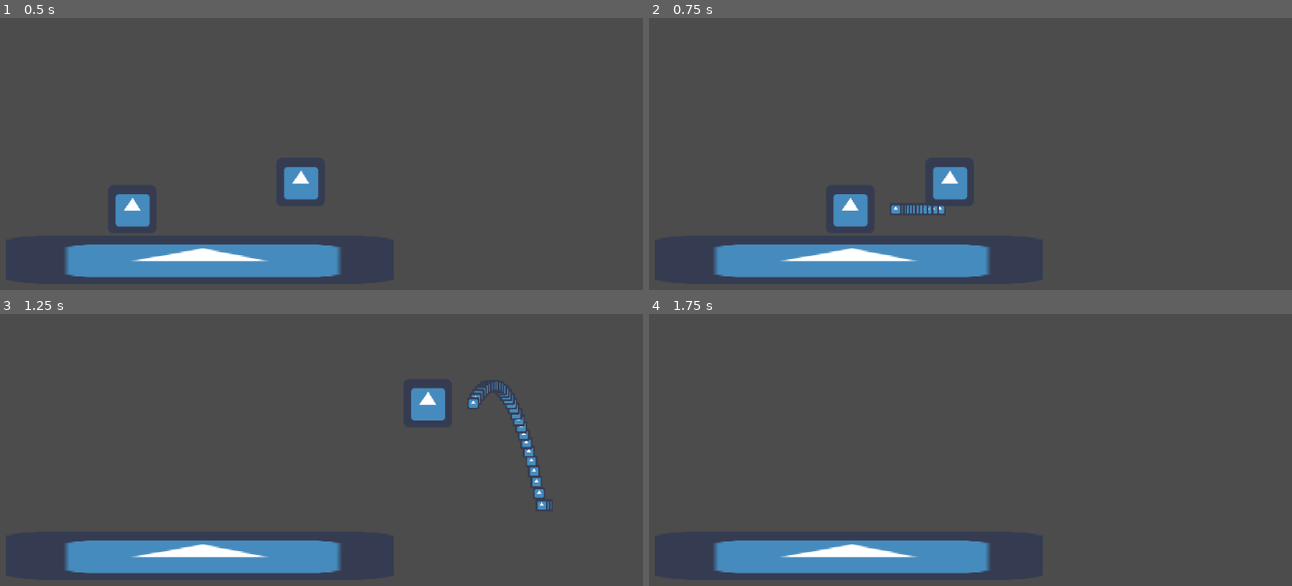
Above: before the commit, frames 1-4 (two rows, left to right).
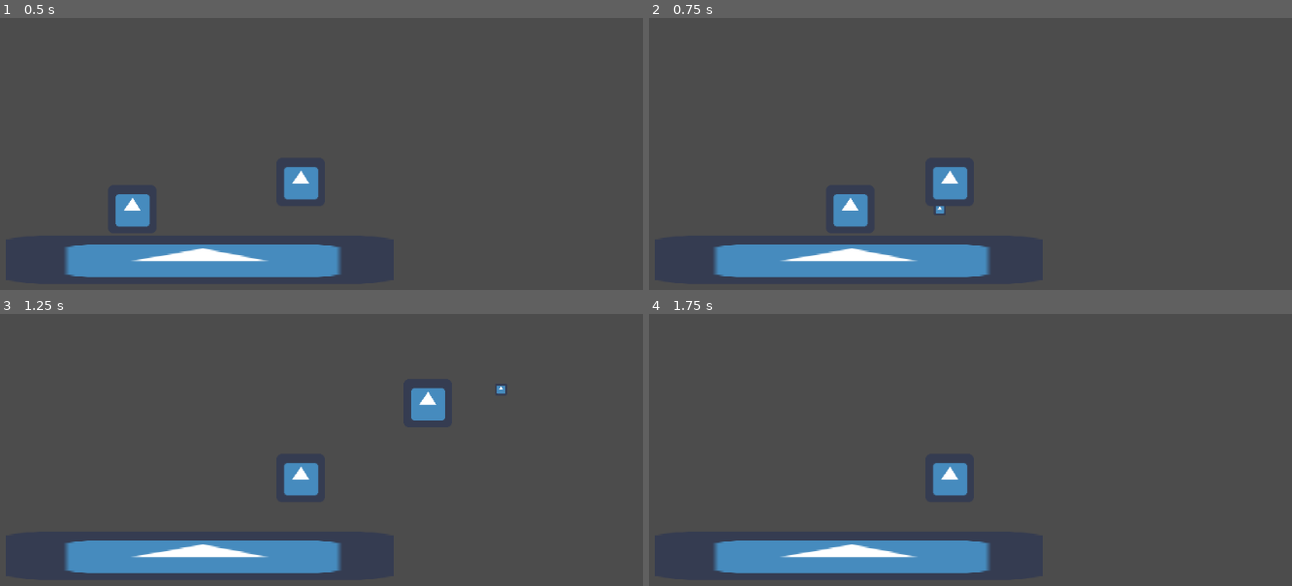
Above: after the commit, the same moments.

Repository: ValorZard/Climb-of-Destiny
Game: Godot game, scene res://Main.tscn
Two runs of this game, one before a commit and one after it. Both use one fixed random seed, a clock stepped at 60 frames per second and the inputs below. The engine's default icon, where the game draws it, is replaced by a stand-in: a white triangle on a blue panel in a dark square.
Inputs (mouse positions are in pixels of both pictures, inside the frame that each line leads up to):
- Up to frame 1 (0.5 s): no input
- Up to frame 2 (0.75 s): move the mouse to (1073, 137) at 0.52 s; press the mouse at (1073, 137) at 0.53 s; hold D (walk_right) from 0.53 s (still down)
- Up to frame 3 (1.25 s): keep holding D (walk_right); tap Space (jump) at 0.77 s
- Up to frame 4 (1.75 s): keep holding D (walk_right); move the mouse to (751, 477) at 1.27 s; release the mouse at (751, 477) at 1.28 s; click (751, 477) at 1.35 s; tap Space (jump) at 1.52 s

Frame 1 is identical in both runs. In frame 2, 0.2% of the frame differs, in the area x 37-46%, y 68-72%; in frame 3, 1.3%, in the area x 44-86%, y 24-72%; in frame 4, 0.7%.

Commit message:
Added timer for bullet so its not just a stream

Diff:
--- a/Player/Player.gd
+++ b/Player/Player.gd
@@ -47,11 +47,18 @@
 
 func check_shoot():
 	if Input.is_action_pressed("shoot"):
-		var bullet := bullet_prefab.instance()
-		get_tree().current_scene.get_node("Bullets").add_child(bullet)
-		bullet.position = $BulletExit.global_position
-		bullet.direction = direction
-		bullet.node_shot_from = self
+		# if the timer between shots is over
+		if $BulletTimer.is_stopped():
+			# spawn bullet
+			var bullet := bullet_prefab.instance()
+			get_tree().current_scene.get_node("Bullets").add_child(bullet)
+			# set bullet information
+			bullet.position = $BulletExit.global_position
+			bullet.direction = direction
+			bullet.node_shot_from = self
+			# start timer again
+			$BulletTimer.start()
+
 
 func _physics_process(delta):
 	get_input()
--- a/Player/Player.tscn
+++ b/Player/Player.tscn
@@ -18,3 +18,7 @@
 
 [node name="BulletExit" type="Node2D" parent="."]
 position = Vector2( 60, 0 )
+
+[node name="BulletTimer" type="Timer" parent="."]
+wait_time = 0.25
+one_shot = true
